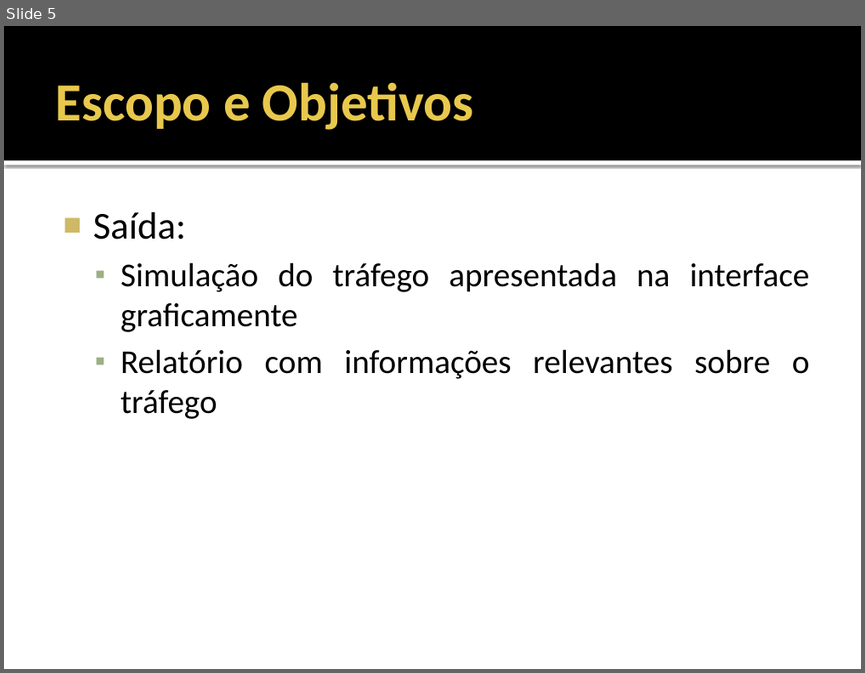
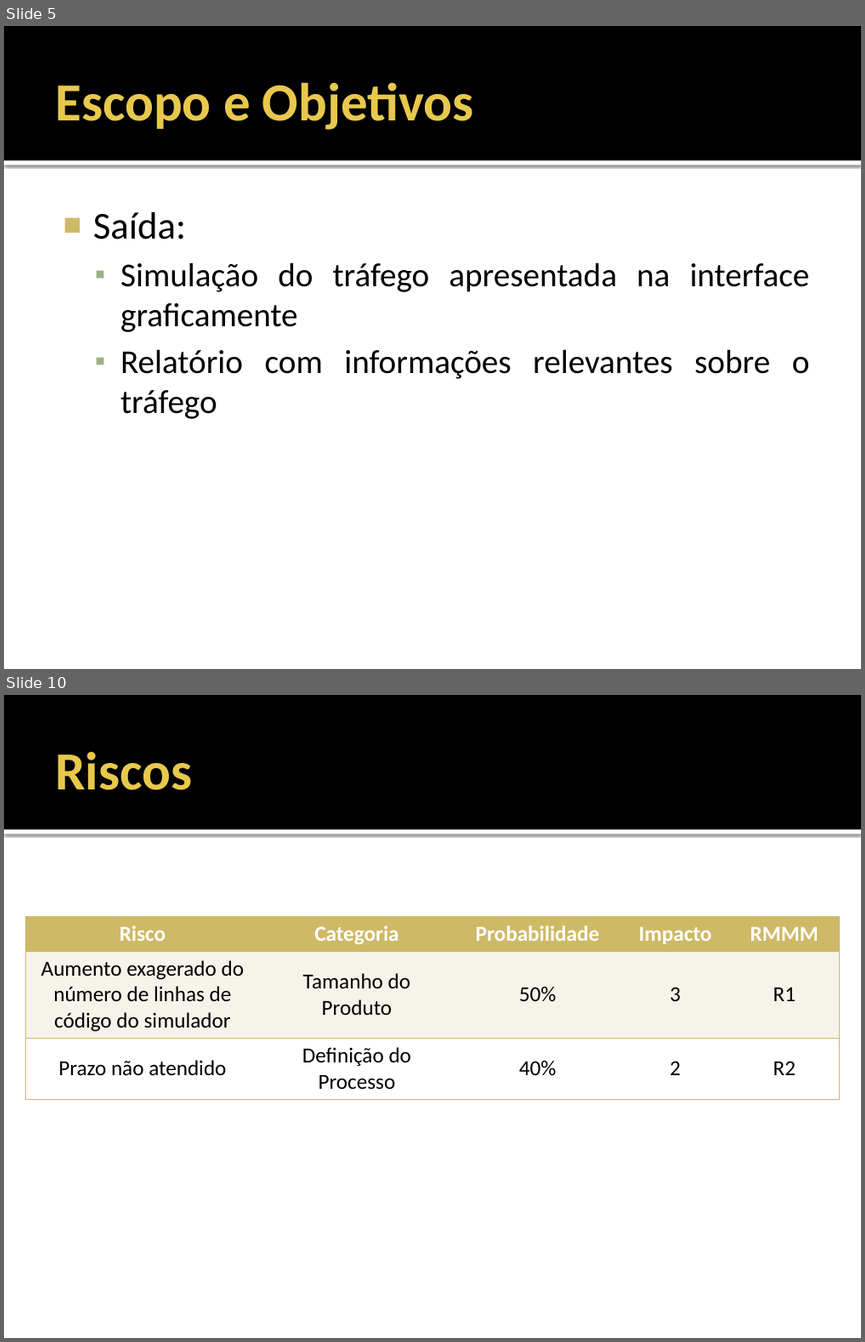
Before and after one commit to fchirigati/rota, a slide deck: Documentação/Planejamento/Apresentação.pptx. Shown one above the other, each under a label of ours: slide 5 before the commit, slides 5 and 10 after it; the slides between them are not shown. The pictures are 865x673 and 865x1342 pixels, drawn with LibreOffice and Linux fonts; fonts in the diff are those of the drawing. Boxes give left, top, right and bottom in pixels: in the first picture for what was removed or moved away, otherwise in the second. Text is boxed around its words. In the diff, an @@ line names an element or a change of style, - is before the commit and + after.

```diff
--- a/Documentação/Planejamento/Apresentação.pptx
+++ b/Documentação/Planejamento/Apresentação.pptx
@@ slide 10 added at (x1=4, y1=695, x2=861, y2=1338), background #FFFFFF; not listed: 2 template elements that a slide beside it also shows @@
@@ title added at (x1=55, y1=751, x2=192, y2=790), 45 pt, text #E8C84C, bold @@
+Riscos
@@ table added at (x1=25, y1=916, x2=840, y2=1097), 3 rows, 5 columns @@
+Risco | Categoria | Probabilidade | Impacto | RMMM
+Aumento exagerado do número de linhas de código do simulador | Tamanho do Produto | 50% | 3 | R1
+Prazo não atendido | Definição do Processo | 40% | 2 | R2
```
Also in this commit, not shown: 5 slides changed, 8 other slides added, 2 other files.
